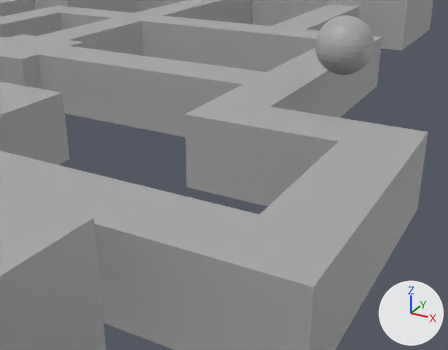
A saved change to the glTF model glb_models/maze.glb.
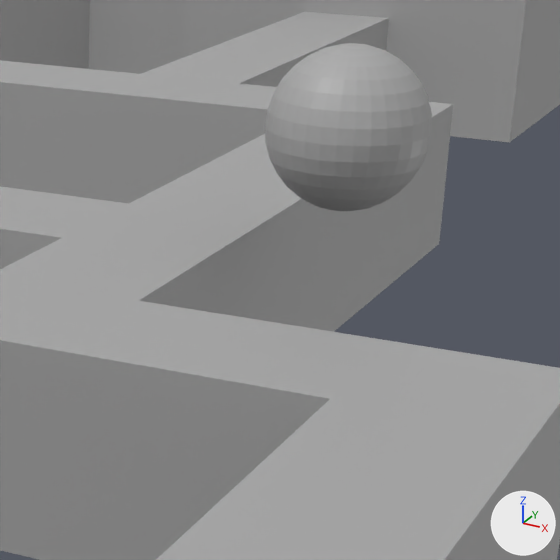
There are two pictures of each version: one from a 50 mm lens placed at (21.99, -20.63, 8.55), pointed at (12.6, -3.55, 0.0), one close up on the part from 49% to 94% of the width and 0% to 57% of the height. Every picture has the same lights, and +X, +Y and +Z are marked at lower right.
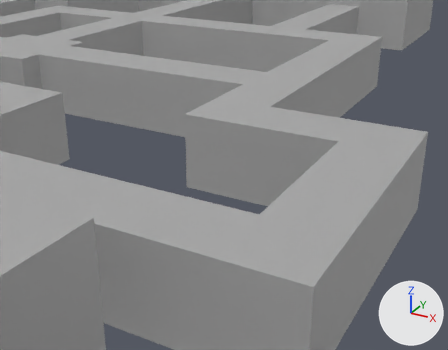
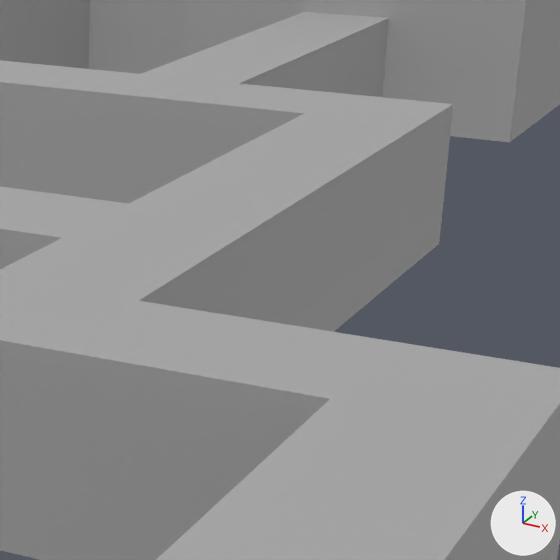
Where the change shows, as pixel boxes (x1, y1, x2, y2) in the close-ups (560 x 560 px):
'Sphere', deleted
    before: (265, 43, 432, 211)

The change, as a diff of the scene's bpy script:
```diff
--- a/glb_models/maze.glb.py
+++ b/glb_models/maze.glb.py
@@ ob_sphere @@
-ob_sphere = bpy.data.objects.new('Sphere', me_sphere)
-ob_sphere.location = (15.35, 0.0, 4.06)
```
